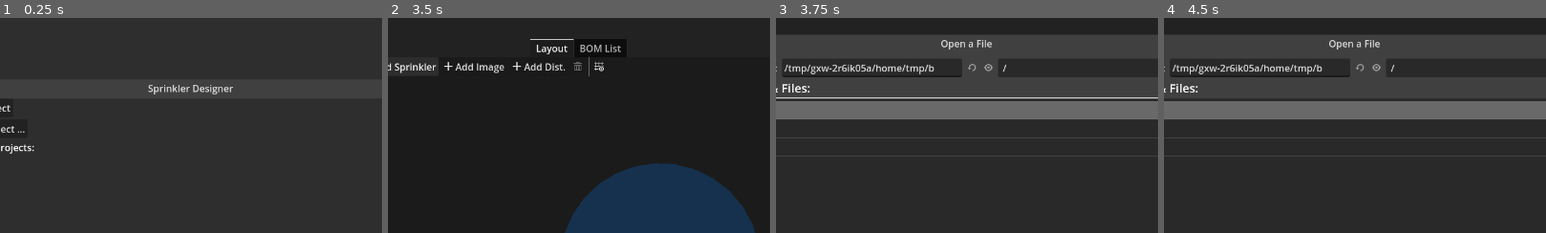
Above: before the commit, frames 1-4 (left to right).
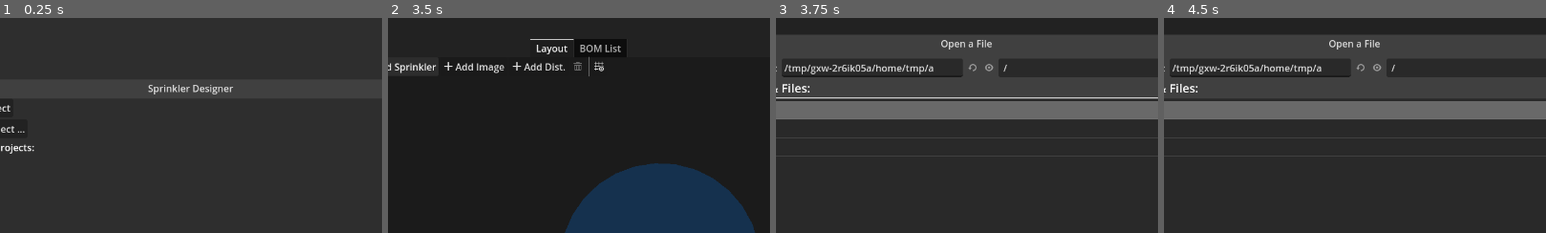
Above: after the commit, the same moments.

Repository: hankedan000/yardscaper
Game: Godot game, scene res://Main.tscn
Two runs of this game, one before a commit and one after it. Both use one fixed random seed, a clock stepped at 60 frames per second and the inputs below.
Inputs (mouse positions are % of the whole screen's width and height, from its top left):
- Up to frame 1 (0.25 s): no input
- Up to frame 2 (3.5 s): click "New Project" at 0.5 s; click "Add Sprinkler" at 1.25 s; click (53, 11) at 2 s; tap Enter at 2.75 s; drag from (61, 57) to (26, 11) at 2.77 s
- Up to frame 3 (3.75 s): click "Add Image" at 3.5 s
- Up to frame 4 (4.5 s): click (37, 82) at 4.27 s; type "12" at 4.35 s
The pictures show only the part of the screen within x 25-75%, y 0-50%; the shares and areas given below are measured in that part.

Frames 1-2 are identical in both runs. In frame 3, 0.1% of the frame differs, in the area x 40-61%, y 21-25%; in frame 4, 0.1%.

Commit message:
Adds initial BOM List implementation

Diff:
--- /dev/null
+++ b/SprinklerDesigner/scenes/ui/BOM_List/BOM_List.gd
@@ -0,0 +1,68 @@
+extends PanelContainer
+
+@onready var item_list := $ItemList
+
+var _ui_needs_sync = false
+
+func _ready():
+	TheProject.opened.connect(_on_TheProject_opened)
+	TheProject.closed.connect(_on_TheProject_closed)
+	TheProject.node_changed.connect(_on_TheProject_node_changed)
+
+func _process(_delta):
+	if _ui_needs_sync:
+		_sync_ui()
+
+func queue_ui_sync():
+	_ui_needs_sync = true
+
+func _sync_ui():
+	_ui_needs_sync = false
+
+	var parts_map = Dictionary()
+	for obj in TheProject.objects:
+		if obj is Sprinkler:
+			var key = [obj.manufacturer, obj.model]
+			if key in parts_map:
+				parts_map[key]['count'] += 1
+			else:
+				parts_map[key] = {
+					'count' : 1
+				}
+
+	clear_rows()
+	for key in parts_map.keys():
+		var entry = parts_map[key]
+		item_list.add_item(key[0]) # manufacturer
+		item_list.add_item(key[1]) # model
+		item_list.add_item(str(entry['count']))
+
+func row_count(include_header=false) -> int:
+	var rows = int(item_list.item_count / item_list.max_columns)
+	if not include_header:
+		rows -= 1
+	return rows
+
+func clear_rows():
+	while row_count() > 0:
+		remove_row(0)
+
+# remove non-header rows from table (idx 0 is first non-header row)
+func remove_row(row_idx: int):
+	if row_idx >= row_count():
+		push_error("row_idx (%d) >= row_count (%d)" % [row_idx, row_count()])
+		return
+
+	var num_cols = item_list.max_columns
+	var start_idx = num_cols + (row_idx * num_cols)
+	for col_idx in range(num_cols):
+		item_list.remove_item(start_idx)
+
+func _on_TheProject_opened():
+	queue_ui_sync()
+
+func _on_TheProject_closed():
+	queue_ui_sync()
+
+func _on_TheProject_node_changed(_node, _change_type, _args):
+	queue_ui_sync()
--- /dev/null
+++ b/SprinklerDesigner/scenes/ui/BOM_List/BOM_List.tscn
@@ -0,0 +1,21 @@
+[gd_scene load_steps=2 format=3 uid="uid://y61v2o6rd0mg"]
+
+[ext_resource type="Script" path="res://scenes/ui/BOM_List/BOM_List.gd" id="1_50r5y"]
+
+[node name="BOM_List" type="PanelContainer"]
+anchors_preset = 15
+anchor_right = 1.0
+anchor_bottom = 1.0
+grow_horizontal = 2
+grow_vertical = 2
+script = ExtResource("1_50r5y")
+
+[node name="ItemList" type="ItemList" parent="."]
+layout_mode = 2
+focus_mode = 0
+item_count = 3
+max_columns = 3
+same_column_width = true
+item_0/text = "Manufacturer"
+item_1/text = "Model"
+item_2/text = "Count"
--- a/SprinklerDesigner/scenes/ui/LayoutPanel/LayoutPanel.gd
+++ b/SprinklerDesigner/scenes/ui/LayoutPanel/LayoutPanel.gd
@@ -220,7 +220,6 @@
 func _on_TheProject_opened():
 	undo_redo_ctrl.reset()
 	add_img_button.disabled = false
-	print("TheProject.layout_pref.show_grid: %s" % TheProject.layout_pref.show_grid)
 	show_grid_button.button_pressed = TheProject.layout_pref.show_grid
 	world_container.camera2d.position = TheProject.layout_pref.camera_pos
 	world_container.camera2d.zoom = Vector2(1.0, 1.0) * TheProject.layout_pref.zoom
--- a/SprinklerDesigner/scenes/ui/ProjectEditor/ProjectEditor.tscn
+++ b/SprinklerDesigner/scenes/ui/ProjectEditor/ProjectEditor.tscn
@@ -1,9 +1,10 @@
-[gd_scene load_steps=5 format=3 uid="uid://u1375je75c1f"]
+[gd_scene load_steps=6 format=3 uid="uid://u1375je75c1f"]
 
 [ext_resource type="Theme" uid="uid://b7bms6qoy7yfq" path="res://assets/themes/MainTheme.tres" id="1_m3fdf"]
 [ext_resource type="Script" path="res://scenes/ui/ProjectEditor/ProjectEditor.gd" id="2_rxefj"]
 [ext_resource type="PackedScene" uid="uid://dfag2aakh64er" path="res://scenes/ui/UnsavedChangesDialog/UnsavedChangesDialog.tscn" id="3_fwduj"]
 [ext_resource type="PackedScene" uid="uid://xyp0got3c5dp" path="res://scenes/ui/LayoutPanel/LayoutPanel.tscn" id="4_3cv8w"]
+[ext_resource type="PackedScene" uid="uid://y61v2o6rd0mg" path="res://scenes/ui/BOM_List/BOM_List.tscn" id="5_qt3l6"]
 
 [node name="Main" type="PanelContainer"]
 anchors_preset = 15
@@ -70,8 +71,7 @@
 [node name="Layout" parent="VBoxContainer/ProjectTabs" instance=ExtResource("4_3cv8w")]
 layout_mode = 2
 
-[node name="BOM List" type="VBoxContainer" parent="VBoxContainer/ProjectTabs"]
-visible = false
+[node name="BOM List" parent="VBoxContainer/ProjectTabs" instance=ExtResource("5_qt3l6")]
 layout_mode = 2
 
 [connection signal="dir_selected" from="OpenDialog" to="." method="_on_open_dialog_dir_selected"]
--- a/SprinklerDesigner/scenes/ui/SprinklerPropertyEditor/SprinklerPropertyEditor.gd
+++ b/SprinklerDesigner/scenes/ui/SprinklerPropertyEditor/SprinklerPropertyEditor.gd
@@ -95,7 +95,6 @@
 		sprinkler.rotation_degrees = rot_deg
 
 func _on_manufacturer_option_item_selected(index):
-	print("manufacturer selected")
 	var manufacturer = manu_option.get_item_text(index)
 	_update_model_options(manufacturer)
 	if sprinkler is Sprinkler and not _ignore_internal_edits:
--- a/SprinklerDesigner/scripts/Project.gd
+++ b/SprinklerDesigner/scripts/Project.gd
@@ -88,7 +88,7 @@
 	if DirAccess.dir_exists_absolute(img_dir):
 		pass # nothing to make
 	elif DirAccess.make_dir_absolute(img_dir) != OK:
-		printerr("failed to create img dir in '%s'" % [img_dir])
+		push_error("failed to create img dir in '%s'" % [img_dir])
 		return false
 
 	return true
